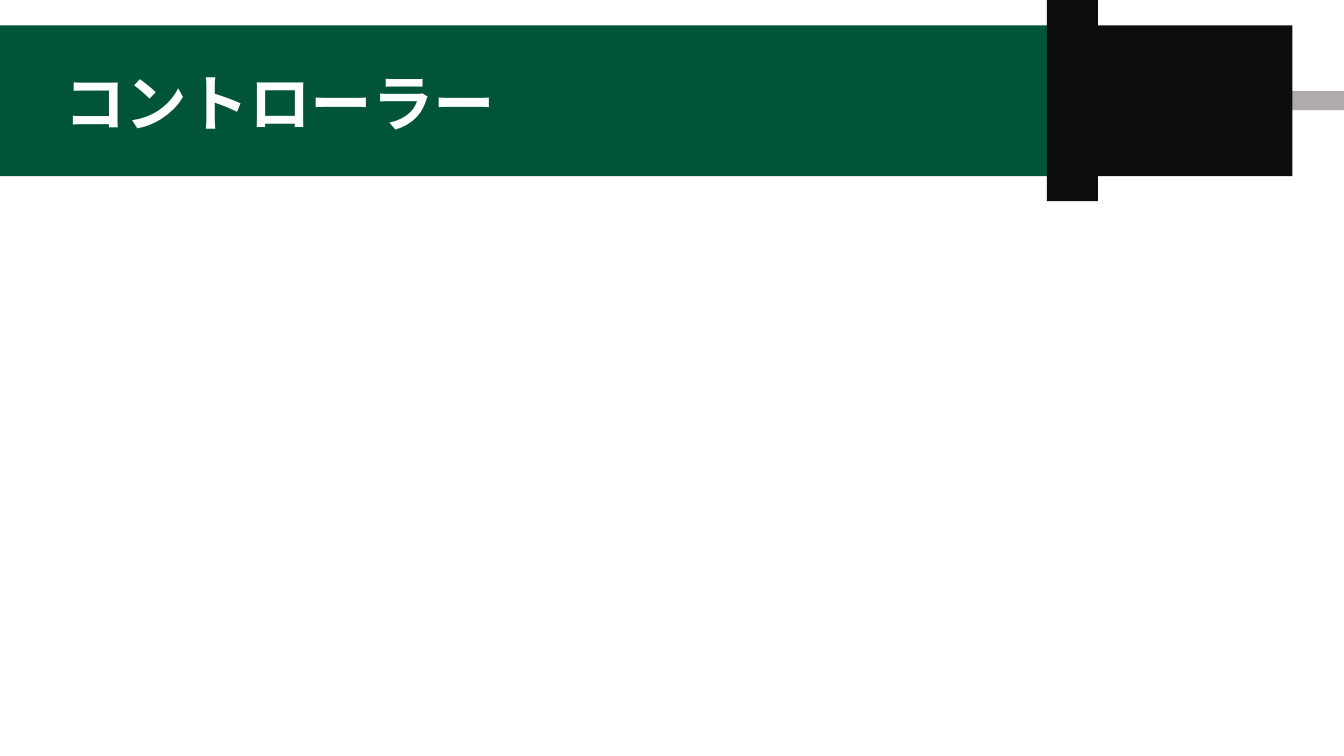
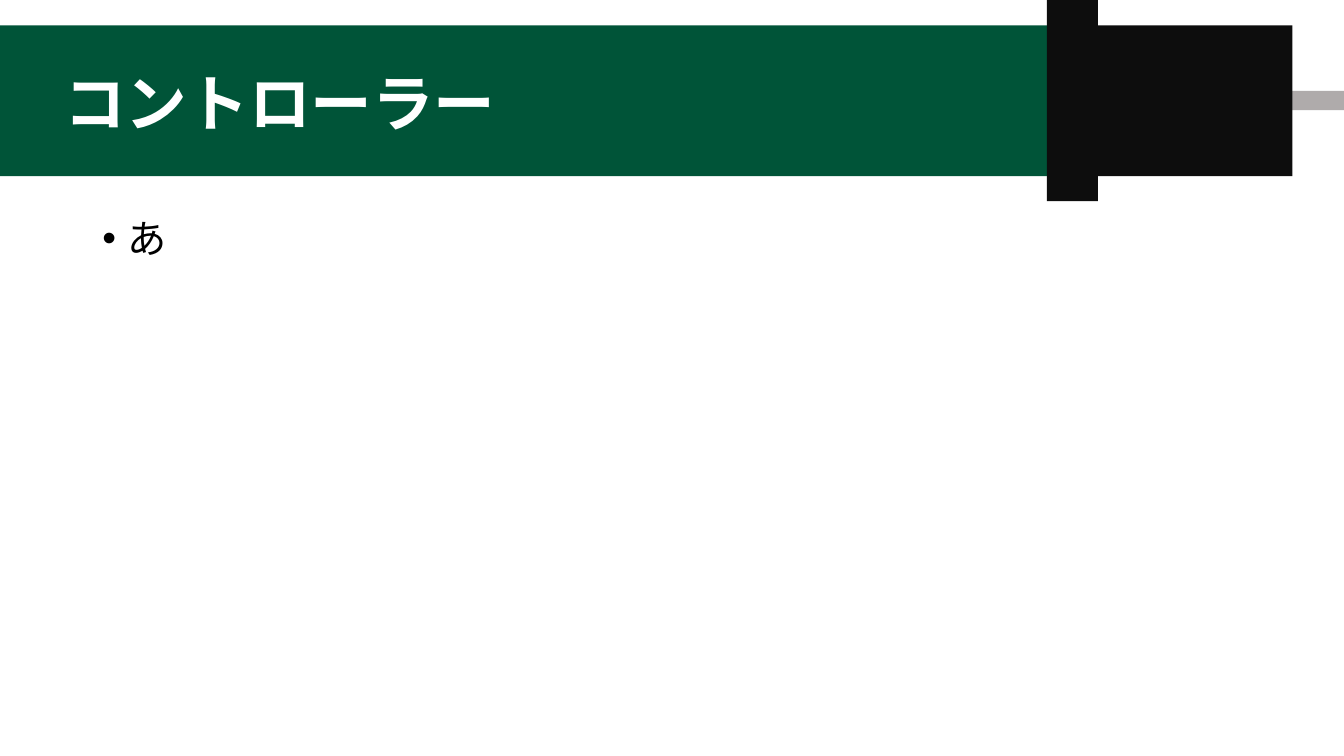
Before and after one commit to Slephy/Unity_JumperWireGame, a slide deck: slide 4 of Presentation/MN演習 最終プレゼン.pptx. Drawn at 1344x756 pixels with LibreOffice and Linux fonts; fonts in the diff are those of the drawing. Boxes give left, top, right and bottom in pixels: in the first picture for what was removed or moved away, otherwise in the second. Text is boxed around its words. In the diff, an @@ line names an element or a change of style, - is before the commit and + after.

```diff
--- a/Presentation/MN演習 最終プレゼン.pptx
+++ b/Presentation/MN演習 最終プレゼン.pptx
@@ text added at box(128, 222, 167, 255), 28 pt, text #000000 @@
+• あ
```
Also in this commit, not shown: 3 other slides changed, 1 slide added.
